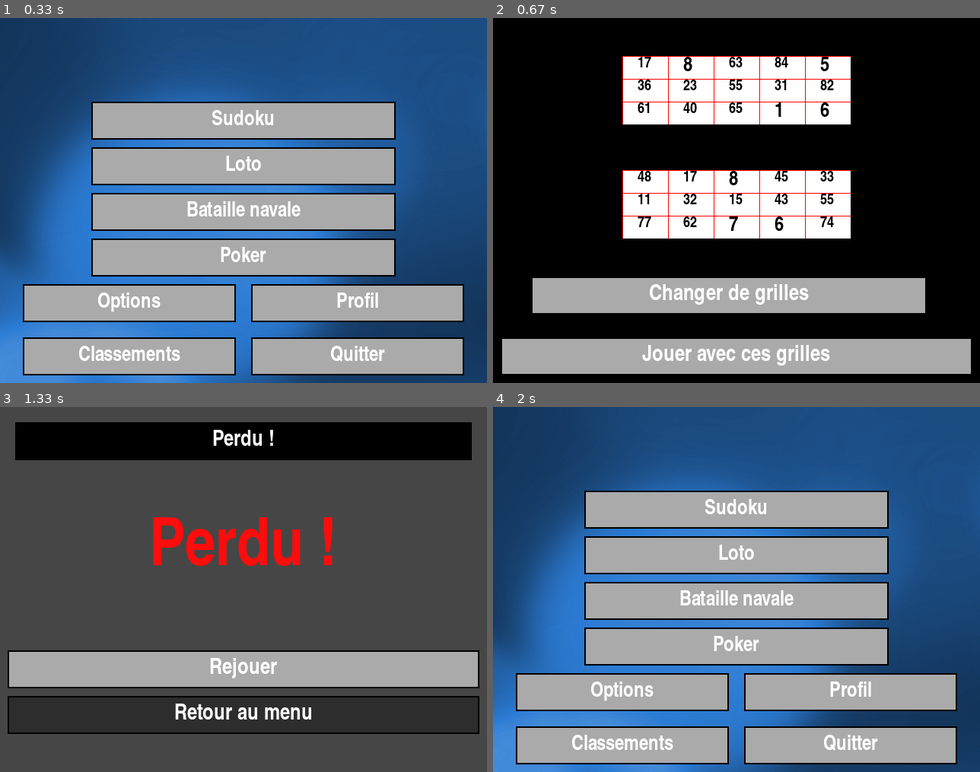
Above: before the commit, frames 1-4 (two rows, left to right).
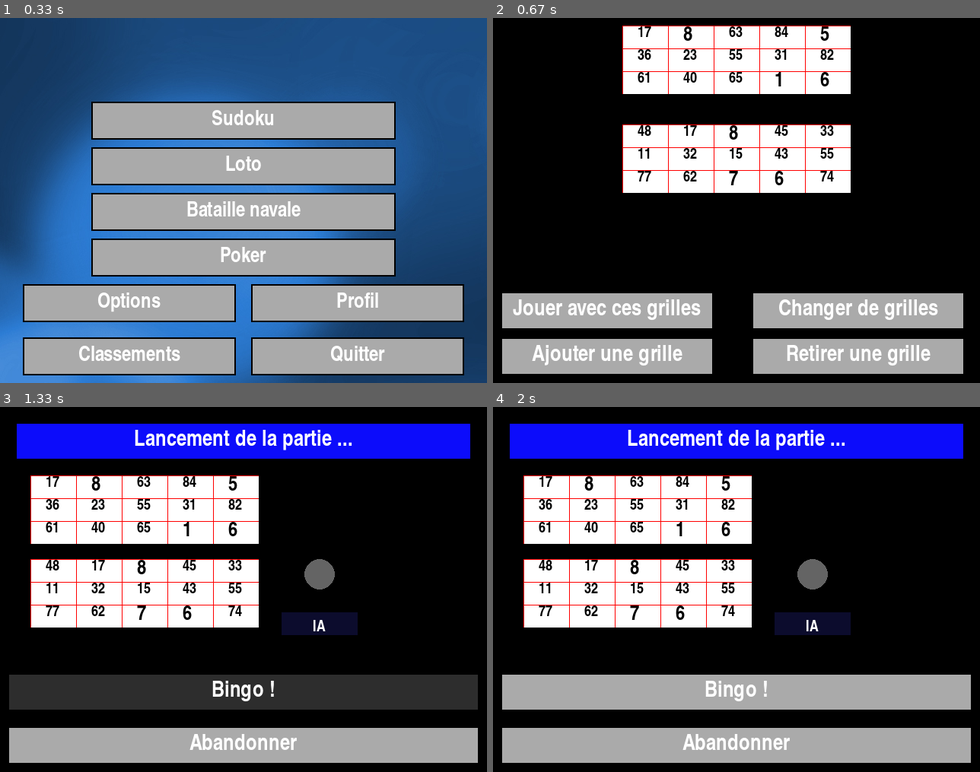
Above: after the commit, the same moments.

Repository: erwandemerville/4Games
Game: pygame game, started from src/main.py
Two runs of this game, one before a commit and one after it. Both use one fixed random seed, a clock stepped at 60 frames per second and the inputs below.
Inputs (mouse positions are in pixels of both pictures, inside the frame that each line leads up to):
- Up to frame 1 (0.33 s): no input
- Up to frame 2 (0.67 s): click (780, 167) at 0.38 s
- Up to frame 3 (1.33 s): click (243, 746) at 0.72 s; click (116, 702) at 1.05 s
- Up to frame 4 (2 s): click (580, 640) at 1.38 s; click (916, 713) at 1.72 s

Frame 1 is identical in both runs. In frame 2, 32% of the frame differs, in the area x 1-99%, y 2-98%; in frame 3, 95%, in the area x 0-100%, y 0-100%; in frame 4, 82%.

Commit message:
Fix bug placement loto et ajout des nouveaux sons pour le soundmanager

Diff:
--- a/src/LTO/__init__.py
+++ b/src/LTO/__init__.py
@@ -9,14 +9,14 @@
     def __init__(self,frame,data):
         self.frame = frame
         self.data = data
-        self.main_player = 0
-        self.grille1_mainplayer = Grille.Grille(5, 3, 0, 0, 300, 90, Loto_Case)
-        self.grille2_mainplayer = Grille.Grille(5, 3, 0, 0, 300, 90, Loto_Case)
+        #self.main_player = 0
+        self.grilles_mainplayer = []
         self.boules_in_game = []
         self.boules_sorties = []
         self.tab_IA = [ia_loto.IA_Loto(self)]
         self.timer = 0
         self.reset()
+        self.isStarted = False
 
     def nbCasesLeft(self,grille):
         nb = len(grille.getListeNumeros())
@@ -25,10 +25,8 @@
                 nb = nb - 1
         return nb
 
-    def addGrilleToMainPlayer(self,grilleA,grilleB):
-        self.grille1_mainplayer = grilleA
-        self.grille2_mainplayer = grilleB
-
+    def addGrillesToMainPlayer(self,list):
+        self.grilles_mainplayer.extend(list)
     def containsNbInBoulesSorties(self,nb):
         for i in self.boules_sorties:
             if(i == nb):
@@ -40,7 +38,10 @@
                 return False
         return True
     def isMainPlayerWinner(self):
-        return self.isOneGrilleWinner(self.grille1_mainplayer) or self.isOneGrilleWinner(self.grille2_mainplayer)
+        for grille in self.grilles_mainplayer:
+            if self.isOneGrilleWinner(grille):
+                return True
+        return False
     def asWinnerInIA(self):
         for ia in self.tab_IA:
             if(ia.isWinner()):
@@ -48,33 +49,50 @@
         return False
     def start(self):
         self.reset()
+        self.isStarted = True
+
+    # Fonction qui enlève tous les jetons d'une grille
+    @staticmethod
+    def removeAllJetonsS(grille):
+        for case in grille.case:
+            case.jetonIn = False
+    # Fonction qui enlève tous les jetons du main_player
+    def removeAllJetons(self):
+        for grille in self.grilles_mainplayer:
+            Loto_Party.removeAllJetonsS(grille)
+
 
     def draw(self,frame,state):
         self.data.menus[9].draw(frame)
     def timerTick(self):
-        # Appelée à chaque seconde
-        self.timer = self.timer + 1
-        if(self.timer >= 5):
-            # appel à après les 5 s
-            self.timer = 0
-            self.data.menus[9].nbInBoule = self.sortirUneBoule()
-            self.printStateGame()
-        if self.timer > 2 and (self.asWinnerInIA()):
-            self.stop()
-            self.data.setEtat("Loto_End")
-            self.data.soundSystem.playMusic("triste")
-            self.data.menus[10].asWin = False
-        if(self.data.menus[9].nbInBoule==0):
-            self.data.menus[9].titre.text = "Début de partie"
-        elif(self.timer > 1):
-            self.data.menus[9].titre.text = str(5-self.timer)
-        else:
-            self.data.menus[9].titre.text = "Une nouvelle boule est sortie !"
+        if self.isStarted:
+            # Appelée à chaque seconde
+            self.timer = self.timer + 1
+            if(self.timer >= 5):
+                # appel à après les 5 s
+                self.timer = 0
+                self.data.menus[9].nbInBoule = self.sortirUneBoule()
+                self.printStateGame()
+            if self.timer > 2 and (self.asWinnerInIA()):
+                self.stop()
+                self.data.setEtat("Loto_End")
+                self.data.soundSystem.playSound("BingoIA")
+                self.data.soundSystem.playMusic("triste")
+                self.data.menus[10].asWin = False
+            if(self.data.menus[9].nbInBoule==0):
+                self.data.menus[9].titre.text = "Début de partie"
+            elif(self.timer > 1):
+                self.data.menus[9].titre.text = str(5-self.timer)
+                self.data.soundSystem.playSound(str(5-self.timer))
+            else:
+                self.data.menus[9].titre.text = "Une nouvelle boule est sortie !"
         return 9
 
+    #Fonction appelée pour arrêter le jeu
     def stop(self):
-        pass
+        self.isStarted = False
 
+    # Fonction pour afficher l'état du jeu dans la console
     def printStateGame(self):
         print("Boules sorties : ",self.boules_sorties)
         print("Nombre de cases restantes du perso principal sur : grilleA=",
@@ -82,6 +100,7 @@
               " et grilleB=",self.nbCasesLeft(self.grille2_mainplayer))
         print("GrilleA : ",self.grille1_mainplayer.getListeNumeros())
         print("GrilleB : ",self.grille2_mainplayer.getListeNumeros())
+        print("List Grilles : ",self.grilles_mainplayer)
         for ia in self.tab_IA:
             print("Nombre de cases restantes de ",ia.nom," sur : grille1=",
                   self.nbCasesLeft(ia.grilles[0])," et grille2=",
@@ -93,9 +112,12 @@
         boule = choice(self.boules_in_game)
         self.boules_in_game.remove(boule)
         self.boules_sorties.append(boule)
+        self.data.soundSystem.playSound("Boule")
         return boule
+    # Fonction pour remettre à zéro le jeu
     def reset(self):
-        self.boules_sorties.clear();self.boules_in_game.clear()
+        self.boules_sorties.clear();self.boules_in_game.clear();self.grilles_mainplayer.clear()
+        self.removeAllJetons()
         for i in range(1,90):
             self.boules_in_game.append(i)
         for ia in self.tab_IA:
--- a/src/LTO/loto_menu.py
+++ b/src/LTO/loto_menu.py
@@ -15,16 +15,19 @@
     def __init__(self,data, frame):
         # Constructeur prenant la classe Data définie dans le main.py
         super().__init__(data,
-                         [ui.Bouton(10, frame.get_height()-60, frame.get_width() - 20, 50, 2, (45, 45, 45),
+                         [ui.Bouton(10, frame.get_height()-120, frame.get_width()/2 - 40, 50, 2, (45, 45, 45),
                                     "Jouer avec ces grilles", (170, 170, 170), pygame.font.SysFont("Impact",27),(255,255,255)),
-                          ui.Bouton(50, frame.get_height()-140, frame.get_width() - 120, 50, 2, (45, 45, 45),
-                                    "Changer de grilles", (170, 170, 170), pygame.font.SysFont("Impact",27),(255,255,255))])
+                          ui.Bouton(frame.get_width()/2 + 20, frame.get_height()-120, frame.get_width() /2- 40, 50, 2, (45, 45, 45),
+                                    "Changer de grilles", (170, 170, 170), pygame.font.SysFont("Impact",27),(255,255,255)),
+                          ui.Bouton(10, frame.get_height()-60, frame.get_width()/2 - 40, 50, 2, (45, 45, 45),
+                                    "Ajouter une grille", (170, 170, 170), pygame.font.SysFont("Impact",27),(255,255,255)),
+                          ui.Bouton(frame.get_width()/2 + 20, frame.get_height()-60, frame.get_width()/2 - 40, 50, 2, (45, 45, 45),
+                                    "Retirer une grille", (170, 170, 170), pygame.font.SysFont("Impact",27),(255,255,255))])
         self.police25 = pygame.font.SysFont('Impact',25)
         self.police = pygame.font.SysFont("Impact",27)
-        self.grilleToDraw1 = Grille.Grille(5, 3, 0, 0, 300, 90, Loto_Case)
-        self.grilleToDraw2 = Grille.Grille(5, 3, 0, 0, 300, 90, Loto_Case)
-        self.generateRandomContenuGrille(self.grilleToDraw1)
-        self.generateRandomContenuGrille(self.grilleToDraw2)
+        self.grillesToDraw = [Grille.Grille(5, 3, 0, 0, 300, 90, Loto_Case),Grille.Grille(5, 3, 0, 0, 300, 90, Loto_Case)]
+        for grille in self.grillesToDraw:
+            self.generateRandomContenuGrille(grille)
 
     @staticmethod
     def existInList(cont,value):
@@ -45,17 +48,32 @@
     def click(self, frame):
         if self.boutons[0].isCursorInRange():
             # Cas où il appuie sur "Lancer la partie"
-            self.data.grilleToDraw1 = self.grilleToDraw1
-            self.data.grilleToDraw2 = self.grilleToDraw2
-            self.data.partie.addGrilleToMainPlayer(self.grilleToDraw1,self.grilleToDraw2)
             self.data.setEtat("Loto_Play")
             self.data.partie.start()
+            self.data.partie.addGrillesToMainPlayer(self.grillesToDraw)
             self.data.nbInBoule = 0
         elif self.boutons[1].isCursorInRange():
             # Cas où il appuie sur "Changer de grilles"
-            self.generateRandomContenuGrille(self.grilleToDraw1)
-            self.generateRandomContenuGrille(self.grilleToDraw2)
-
+            for grille in self.grillesToDraw:
+                self.generateRandomContenuGrille(grille)
+        elif self.boutons[2].isCursorInRange():
+            # Cas où on ajoute une grille
+            self.addGrille()
+        elif self.boutons[3].isCursorInRange():
+            # Cas où en retire une grille
+            self.removeLastGrilleAdded()
+    def addGrille(self):
+        if len(self.grillesToDraw) < 6:
+            grille = Grille.Grille(5, 3, 0, 0, 300, 90, Loto_Case)
+            self.generateRandomContenuGrille(grille)
+            self.grillesToDraw.append(grille)
+        else:
+            print("[ERROR] Cannot add another grille")
+    def removeGrille(self,last):
+        self.grillesToDraw.remove(last)
+    def removeLastGrilleAdded(self):
+        if len(self.grillesToDraw) > 2:
+            self.grillesToDraw.pop(len(self.grillesToDraw)-1)
     def drawGrille(self,grille,frame,coord):
         surface = pygame.Surface((grille.x2,grille.y2))
         surface.fill((255,255,255))
@@ -68,9 +86,14 @@
         #pygame.draw.rect(frame, (90, 90, 90), (470, 0, 170, 480))
         self.boutons[0].draw(frame)
         self.boutons[1].draw(frame)
-        self.drawGrille(self.grilleToDraw1,frame,((frame.get_width()/2)-(self.grilleToDraw1.x2/2),50))
-        self.drawGrille(self.grilleToDraw2,frame,((frame.get_width()/2)-(self.grilleToDraw2.x2/2),200))
-        #self.grilleToDraw1.draw(frame, (255, 0, 0))
+        self.boutons[2].draw(frame)
+        self.boutons[3].draw(frame)
+        nb = 0
+        #print(self.grillesToDraw)
+        for grille in self.grillesToDraw:
+            LTO.Loto_Party.removeAllJetonsS(grille)
+            self.drawGrille(grille,frame,((frame.get_width()/2)-(grille.x2/2),10+nb*130))
+            nb = nb + 1
 
 class Menu_LotoPlay(SubMenu.Menu_G):
     "Menu jeu du Loto"
@@ -87,8 +110,6 @@
         self.police19 = pygame.font.SysFont("Impact",19)
         self.sizeBoule = round(frame.get_height() / 14)
         self.colorBackground = (0,0,0)
-        self.grilleToDraw1 = Grille.Grille(5, 3, 0, 0, 300, 90, Loto_Case)
-        self.grilleToDraw2 = Grille.Grille(5, 3, 0, 0, 300, 90, Loto_Case)
         self.titre = Title(20,20,frame.get_width()-40,50,2,"Lancement de la partie ...",(12, 12, 251),self.police,(255,255,255))
         self.nbInBoule = 0
         self.frame = frame
@@ -101,33 +122,29 @@
                         return j*5+i
         return -1
     def click(self, frame):
-        value = self.isCursorInRangeGrilles(self.grilleToDraw1,40,90)
-        if(not(value==-1)):
-            case = self.grilleToDraw1.getCase(value)
-            if not(case==None):
-                if case.jetonIn:
-                    case.jetonIn = False
-                else:
-                    case.jetonIn = True
-        value2 = self.isCursorInRangeGrilles(self.grilleToDraw2,40,200)
-        case2 = self.grilleToDraw2.getCase(value2)
-        if(not(value2==-1)):
-            if not(case2==None):
-                if case2.jetonIn:
-                    case2.jetonIn = False
-                else:
-                    case2.jetonIn = True
-
+        nb = 0
+        for grille in self.data.partie.grilles_mainplayer:
+            value = self.isCursorInRangeGrilles(grille,40,90+110*nb)
+            print("Value : ",value)
+            if(not(value==-1)):
+                case = grille.getCase(value)
+                if not(case==None):
+                    self.data.soundSystem.playSound("Jeton")
+                    if case.jetonIn:
+                        case.jetonIn = False
+                    else:
+                        case.jetonIn = True
+            nb = nb + 1
         if self.boutons[0].isCursorInRange():
             # Cas où il apuuie sur "Abandon"
             self.data.setEtat("Loto_End")
             self.data.partie.stop()
             self.nbInBoule = 0
-            #self.data.soundSystem.playSound("rire")
             self.data.soundSystem.playMusic("triste")
         elif self.boutons[1].isCursorInRange():
             # Cas où il appuie sur bingo
             self.data.setEtat("Loto_End")
+            self.data.soundSystem.playSound("Bingo")
             self.data.menus[10].asWin = self.data.partie.isMainPlayerWinner()
             del self.data.partie
             self.data.partie = None
@@ -167,8 +184,10 @@
         pygame.draw.rect(frame, self.colorBackground, (0, 0, frame.get_width(), frame.get_height()))
         if(self.nbInBoule>0):
             self.drawBouleSortie(frame,str(self.nbInBoule))
-        self.drawGrille(self.grilleToDraw1,frame,(40,90))
-        self.drawGrille(self.grilleToDraw2,frame,(40,200))
+        first_height = 90;nb = 0;
+        for grille in self.data.partie.grilles_mainplayer:
+            self.drawGrille(grille,frame,(40,first_height+nb*110))
+            nb = nb + 1
         self.boutons[0].draw(frame)
         self.boutons[1].draw(frame)
         self.drawIA(frame,self.data.partie.tab_IA[0],370,200)
--- a/src/Sound/__init__.py
+++ b/src/Sound/__init__.py
@@ -15,7 +15,21 @@
         self.sound_link = {"rire": Sound(os.path.join(os.path.dirname(os.path.abspath(__file__)), "../assets", "rires.wav")),
                            "byebye": Sound(os.path.join(os.path.dirname(os.path.abspath(__file__)), "../assets", "Au revoir.wav")),
                            "BN_boom" : Sound(os.path.join(os.path.dirname(os.path.abspath(__file__)), "../assets", "Bataille Navale/boom.wav")),
-                           "BN_plouf" : Sound(os.path.join(os.path.dirname(os.path.abspath(__file__)), "../assets", "Bataille Navale/plouf.wav"))}
+                           "BN_plouf" : Sound(os.path.join(os.path.dirname(os.path.abspath(__file__)), "../assets", "Bataille Navale/plouf.wav")),
+                           "1" : Sound(os.path.join(os.path.dirname(os.path.abspath(__file__)), "../assets", "1.wav")),
+                           "2" : Sound(os.path.join(os.path.dirname(os.path.abspath(__file__)), "../assets", "2.wav")),
+                           "3" : Sound(os.path.join(os.path.dirname(os.path.abspath(__file__)), "../assets", "3.wav")),
+                           "Bingo" : Sound(os.path.join(os.path.dirname(os.path.abspath(__file__)), "../assets", "Bingo.wav")),
+                           "BingoIA" : Sound(os.path.join(os.path.dirname(os.path.abspath(__file__)), "../assets", "Bingo IA.wav")),
+                           "Boule" : Sound(os.path.join(os.path.dirname(os.path.abspath(__file__)), "../assets", "Boule.wav")),
+                           "Clique" : Sound(os.path.join(os.path.dirname(os.path.abspath(__file__)), "../assets", "Clique.wav")),
+                           "Hihi" : Sound(os.path.join(os.path.dirname(os.path.abspath(__file__)), "../assets", "hihi.wav")),
+                           "Jeton" : Sound(os.path.join(os.path.dirname(os.path.abspath(__file__)), "../assets", "Jeton.wav")),
+                           "Nul" : Sound(os.path.join(os.path.dirname(os.path.abspath(__file__)), "../assets", "T Nul.wav")),
+                           "UI" : Sound(os.path.join(os.path.dirname(os.path.abspath(__file__)), "../assets", "ui.wav")),
+                           "Win" : Sound(os.path.join(os.path.dirname(os.path.abspath(__file__)), "../assets", "Win msg.wav")),
+                           "Lose" : Sound(os.path.join(os.path.dirname(os.path.abspath(__file__)), "../assets", "Perdu msg.wav"))
+                           }
         self.music_link = {"triste": Sound(os.path.join(os.path.dirname(os.path.abspath(__file__)), "../assets", "tristitude.wav"))}
 
     # Joue un son avec sound, un élement de sound_link
